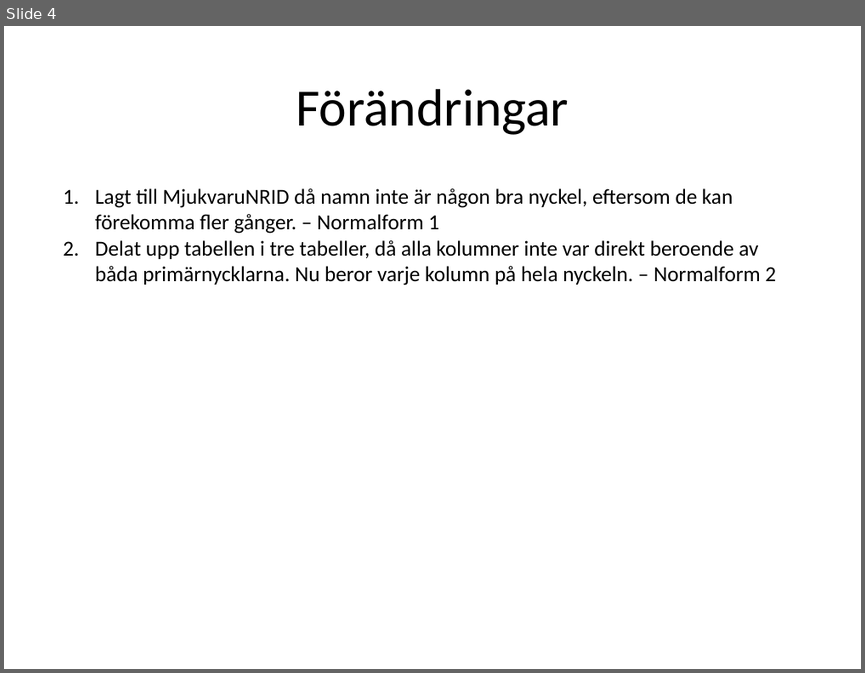
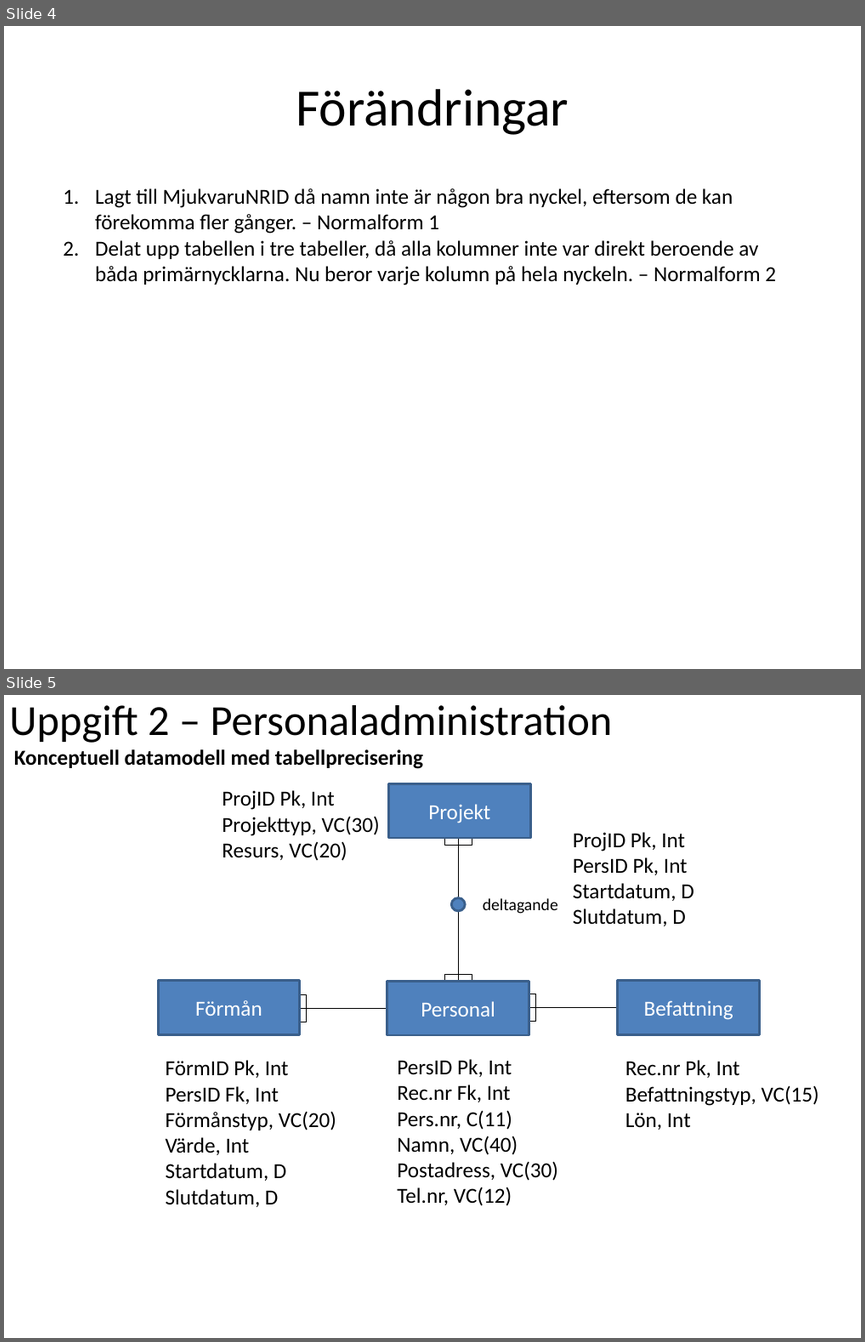
Before and after one commit to ed222an/Databasteknik, a slide deck: Labb 2/Laboration2.pptx. Shown one above the other, each under a label of ours: slide 4 before the commit, slides 4 and 5 after it. The pictures are 865x673 and 865x1342 pixels, drawn with LibreOffice and Linux fonts; fonts in the diff are those of the drawing. Boxes give left, top, right and bottom in pixels: in the first picture for what was removed or moved away, otherwise in the second. Text is boxed around its words. In the diff, an @@ line names an element or a change of style, - is before the commit and + after.

```diff
--- a/Labb 2/Laboration2.pptx
+++ b/Labb 2/Laboration2.pptx
@@ slide 5 added at [4, 695, 861, 1338], background #FFFFFF @@
@@ title added at [9, 705, 613, 743], 36 pt, text #000000 @@
+Uppgift 2 – Personaladministration
@@ text added at [14, 749, 423, 769], 18 pt, text #000000, bold @@
+Konceptuell datamodell med tabellprecisering
@@ text added at [222, 790, 380, 861], 18 pt, text #000000 @@
+ProjID Pk, Int
+Projekttyp, VC(30)
+Resurs, VC(20)
@@ rectangle added at [389, 784, 530, 838], fill #4F81BD, outline #3A5F8C 2 pt, 18 pt, text #FFFFFF @@
+Projekt
@@ rectangle added at [444, 838, 472, 845], outline #000000 0.75 pt @@
@@ line added from (458, 925) to (458, 838), #000000 0.75 pt @@
@@ text added at [573, 832, 693, 926], 18 pt, text #000000 @@
+ProjID Pk, Int
+PersID Pk, Int
+Startdatum, D
+Slutdatum, D
@@ ellipse added at [451, 898, 465, 911], fill #4F81BD, outline #3A5F8C 2 pt @@
@@ line added from (458, 893) to (458, 981), #000000 0.75 pt @@
@@ text added at [483, 898, 558, 913], 14 pt, text #000000 @@
+deltagande
@@ rectangle added at [444, 975, 472, 981], outline #000000 0.75 pt @@
@@ rectangle added at [158, 981, 300, 1034], fill #4F81BD, outline #3A5F8C 2 pt, 18 pt, text #FFFFFF @@
+Förmån
@@ rectangle added at [300, 995, 307, 1022], outline #000000 0.75 pt @@
@@ rectangle added at [387, 981, 528, 1035], fill #4F81BD, outline #3A5F8C 2 pt, 18 pt, text #FFFFFF @@
+Personal
@@ rectangle added at [529, 994, 536, 1021], outline #000000 0.75 pt @@
@@ rectangle added at [618, 981, 759, 1034], fill #4F81BD, outline #3A5F8C 2 pt, 18 pt, text #FFFFFF @@
+Befattning
@@ line added from (387, 1008) to (300, 1008), #000000 0.75 pt @@
@@ line added from (617, 1008) to (529, 1008), #000000 0.75 pt @@
@@ text added at [166, 1060, 336, 1207], 18 pt, text #000000 @@
+FörmID Pk, Int
+PersID Fk, Int
+Förmånstyp, VC(20)
+Värde, Int
+Startdatum, D
+Slutdatum, D
@@ text added at [397, 1059, 558, 1206], 18 pt, text #000000 @@
+PersID Pk, Int
+Rec.nr Fk, Int
+Pers.nr, C(11)
+Namn, VC(40)
+Postadress, VC(30)
+Tel.nr, VC(12)
@@ text added at [625, 1060, 819, 1129], 18 pt, text #000000 @@
+Rec.nr Pk, Int
+Befattningstyp, VC(15)
+Lön, Int
```
Also in this commit, not shown: 4 other slides added, 1 slide removed, 1 other file.
